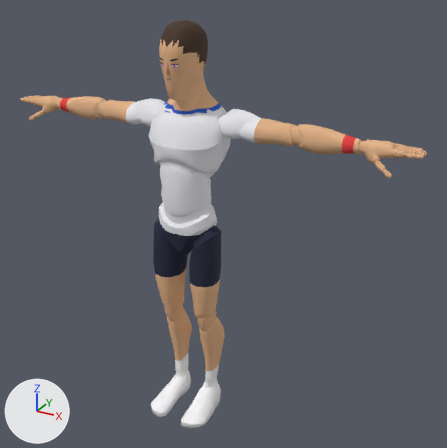
Renders of the glTF model sweetspot/models/players/p08.glb from each side of a commit.
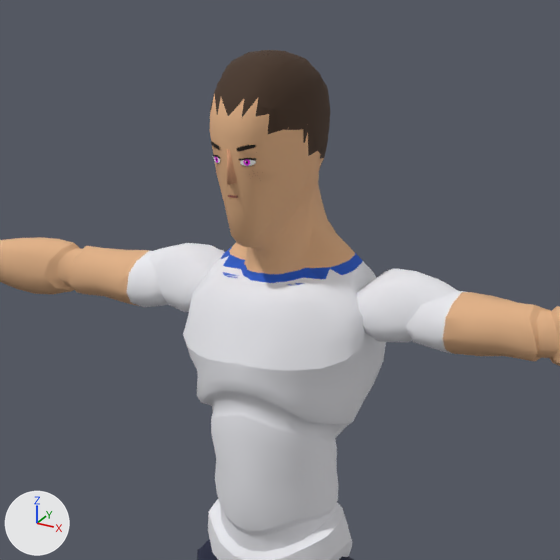
There are two pictures of each version: one whole from a 50 mm camera at (1.37, -2.17, 2.1) aimed at (0.14, 0.08, 0.98), one close up on the part from 17% to 67% of the width and 0% to 51% of the height. The lights are fixed; the arrows at lower left show +X, +Y and +Z. The older version's two pictures come first. Vertices at exactly the same position are counted once.

In view in the first close-up: 'Body', 'Hair' and 2 more.
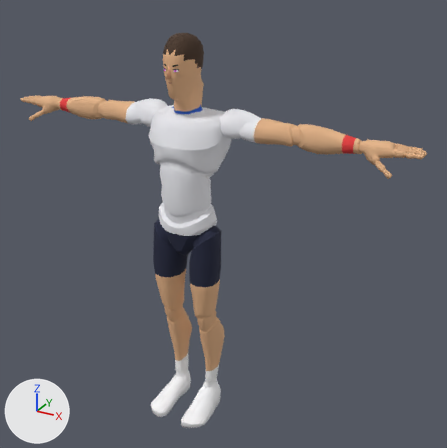
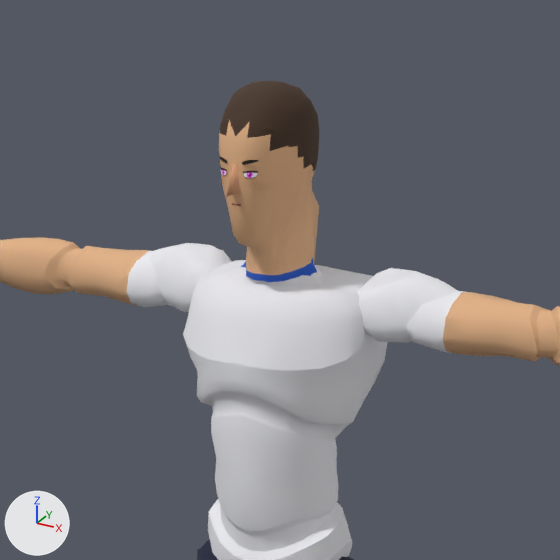
Edits to the scene script, one JSON object a line:
```json
{"block": "me_mannequin", "where": "# used by ob_body; location = (0.0, 0.0, 0.0)"}
{"op": "remove", "block": "me_mannequin", "code": "me_mannequin.from_pydata(...)  # 7380 vertices, 14515 faces; spans x -0.98..0.98, y -0.21..0.15, z 0.0..1.86"}
{"op": "add", "block": "me_mannequin", "code": "me_mannequin.from_pydata(...)  # 7378 vertices, 14511 faces; spans x -0.98..0.98, y -0.21..0.15, z 0.0..1.81"}
{"block": "me_mannequin", "change": "me_mannequin part 1: 242 vertices moved from x -0.22..0.22, y -0.13..0.15, z 1.32..1.86 to x -0.22..0.22, y -0.11..0.14, z 1.33..1.81; 109 vertices removed from x -0.13..0.13, y -0.04..0.13, z 1.49..1.79; 107 vertices added at x -0.14..0.14, y -0.05..0.1, z 1.48..1.67"}
{"block": "me_mannequin", "change": "me_mannequin part 2: 10 kept faces spanning x -0.07..0.07, y -0.1..0.08, z 1.49..1.76 get new texture (UV) coordinates"}
{"block": "me_hair", "where": "# used by ob_hair; location = (0.0, 0.0, 0.0)"}
{"op": "remove", "block": "me_hair", "code": "me_hair.from_pydata(...)  # 215 vertices, 384 faces; spans x -0.083..0.083, y -0.113..0.121, z 1.627..1.857"}
{"op": "add", "block": "me_hair", "code": "me_hair.from_pydata(...)  # 209 vertices, 374 faces; spans x -0.073..0.073, y -0.096..0.089, z 1.646..1.809"}
{"block": "me_hair", "change": "me_hair part 3: 215 vertices removed from x -0.083..0.083, y -0.113..0.121, z 1.627..1.857; 209 vertices added at x -0.073..0.073, y -0.096..0.089, z 1.646..1.809"}
```

What differs and where, as boxes (x1, y1, x2, y2) in the close-ups (560 x 560 px; the box of a moved part takes in the faces that stretch with it):
```json
{"object": "Body", "change": "reshaped", "before": [0, 56, 560, 560], "after": [0, 85, 560, 560]}
{"object": "Hair", "change": "reshaped", "before": [211, 50, 330, 166], "after": [220, 81, 319, 172]}
{"part": 1, "of": "me_mannequin", "change": "moved or reshaped", "before": [161, 56, 416, 327], "after": [161, 85, 416, 327]}
{"part": 2, "of": "me_mannequin", "change": "surface changed", "before": [211, 94, 308, 285], "after": [220, 118, 307, 282]}
```
